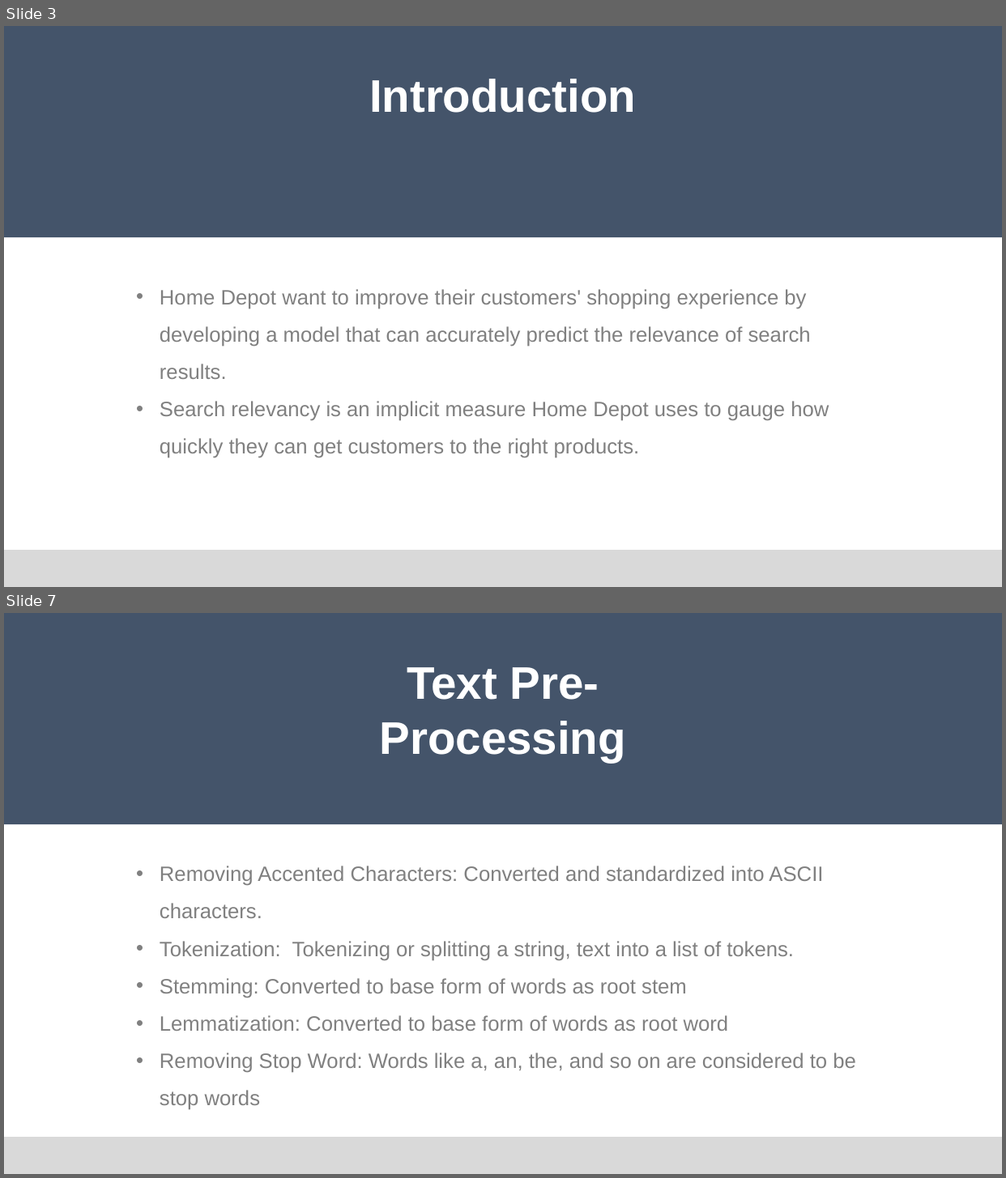
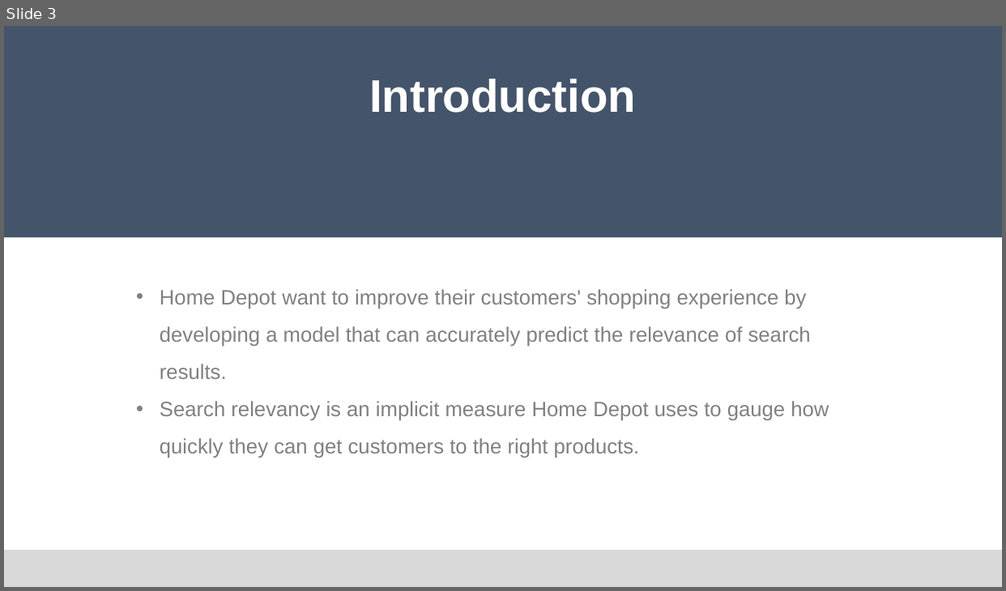
Before and after one commit to Edwardkang1004/Springboard, a slide deck: Capstone Project 2/Capstone Project 2.pptx. Shown one above the other, each under a label of ours: slides 3 and 7 before the commit, slide 3 after it; the slides between them are not shown. The pictures are 1006x1178 and 1006x591 pixels, drawn with LibreOffice and Linux fonts; fonts in the diff are those of the drawing. Boxes give left, top, right and bottom in pixels: in the first picture for what was removed or moved away, otherwise in the second. Text is boxed around its words. In the diff, an @@ line names an element or a change of style, - is before the commit and + after.

```diff
--- a/Capstone Project 2/Capstone Project 2.pptx
+++ b/Capstone Project 2/Capstone Project 2.pptx
@@ slide 7 removed at (x1=4, y1=613, x2=1002, y2=1174), background #FFFFFF @@
@@ rectangle removed at (x1=4, y1=613, x2=1002, y2=825) @@
@@ text removed at (x1=380, y1=667, x2=626, y2=762) @@
-Text Pre-Processing
@@ text removed at (x1=160, y1=866, x2=856, y2=1110) @@
-• Removing Accented Characters: Converted and standardized into ASCII characters.
-• Tokenization: Tokenizing or splitting a string, text into a list of tokens.
-• Stemming: Converted to base form of words as root stem
-• Lemmatization: Converted to base form of words as root word
-• Removing Stop Word: Words like a, an, the, and so on are considered to be stop words
@@ rectangle removed at (x1=4, y1=1137, x2=1002, y2=1174) @@
```
Also in this commit, not shown: 8 slides changed, 1 slide added, 1 other file.
